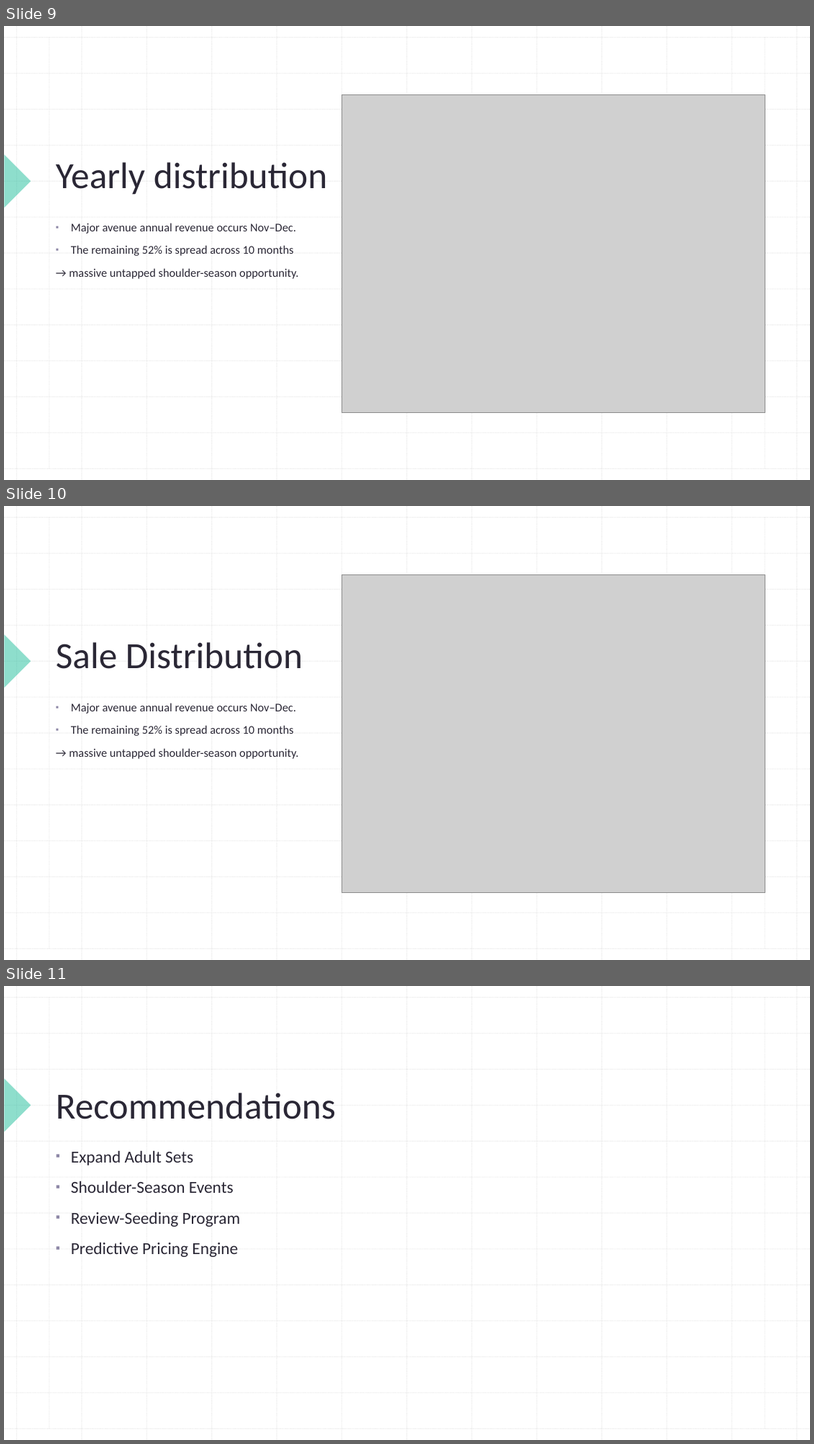
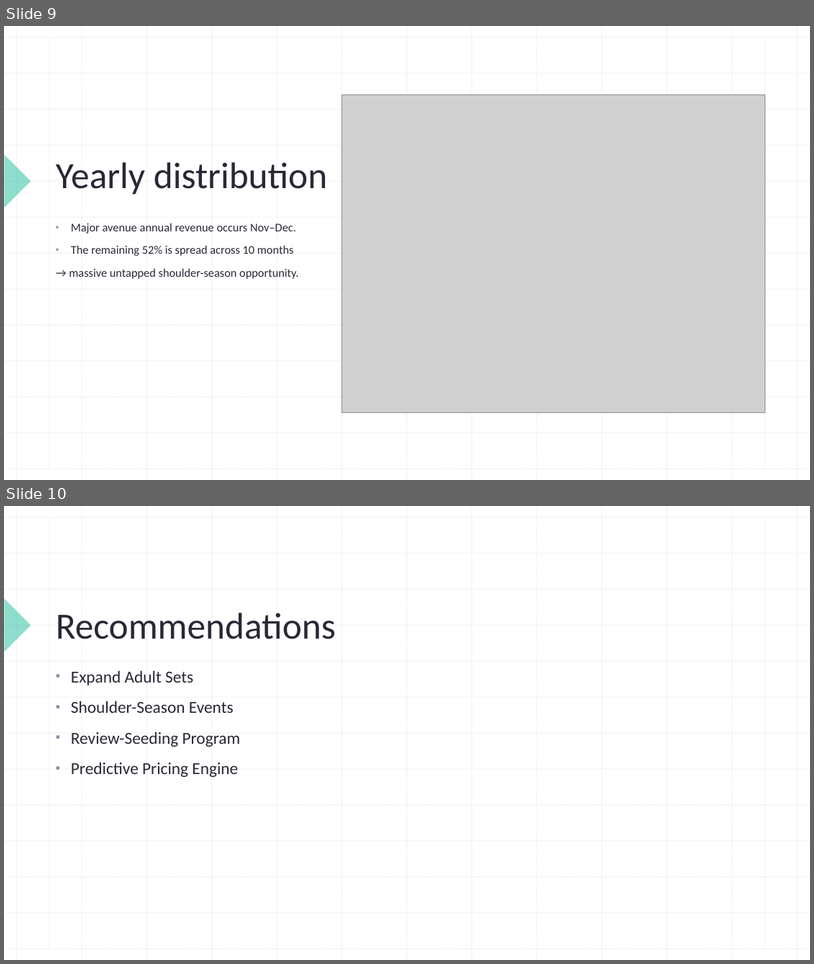
Before and after one commit to cuonglytuan/group5-lego, a slide deck: report/group 5_Presentation.pptx. Shown one above the other, each under a label of ours: slides 9, 10 and 11 before the commit, slides 9 and 10 after it. The pictures are 814x1444 and 814x964 pixels, drawn with LibreOffice and Linux fonts; fonts in the diff are those of the drawing; grey boxes stand for pictures. Boxes give left, top, right and bottom in pixels: in the first picture for what was removed or moved away, otherwise in the second. Text is boxed around its words. In the diff, an @@ line names an element or a change of style, - is before the commit and + after.

Commit message:
- update report

```diff
--- a/report/group 5_Presentation.pptx
+++ b/report/group 5_Presentation.pptx
@@ slide 10 removed at [4, 506, 810, 960], background #FFFFFF; not listed: 27 template elements that a slide beside it also shows @@
@@ rectangle removed at [4, 506, 810, 960] @@
@@ group removed at [4, 506, 810, 960]: 28 lines @@
@@ picture removed at [342, 574, 765, 892] @@
@@ right triangle removed at [4, 599, 31, 651] @@
@@ right triangle removed at [4, 634, 31, 687] @@
@@ title removed at [56, 642, 303, 669] @@
-Sale Distribution
@@ text removed at [69, 703, 298, 759] @@
-▪ Major avenue annual revenue occurs Nov–Dec.
-▪ The remaining 52% is spread across 10 months
-→ massive untapped shoulder-season opportunity.
@@ group removed at [4, 506, 810, 960]: 26 lines @@
@@ what was slide 11 is now slide 10 @@
```
